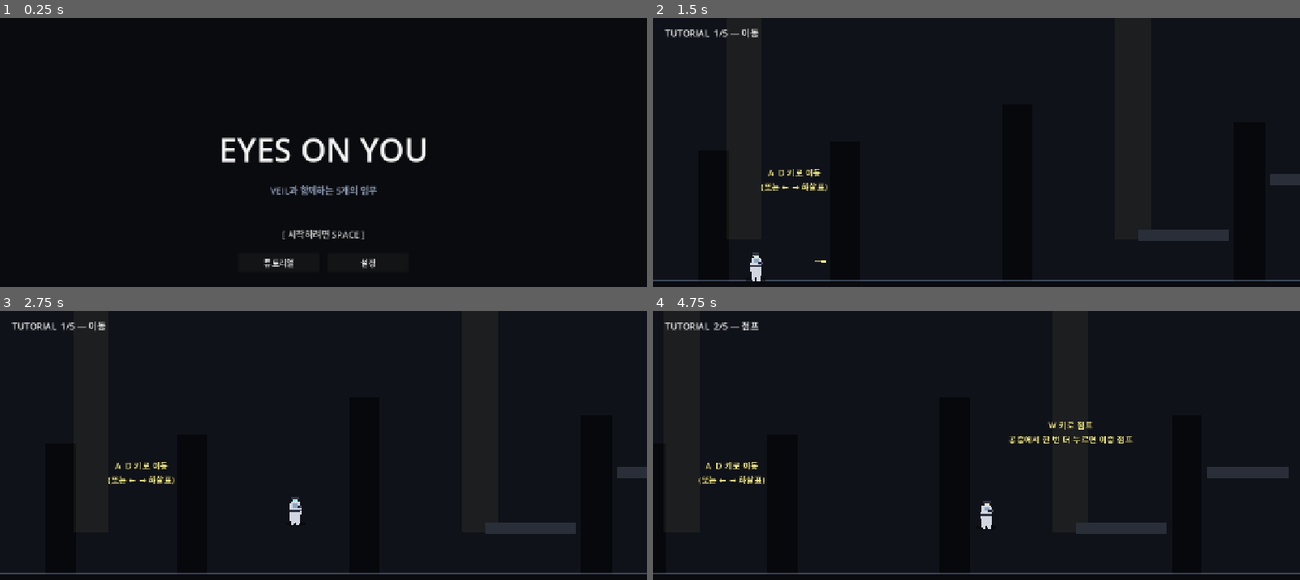
Above: before the commit, frames 1-4 (two rows, left to right).
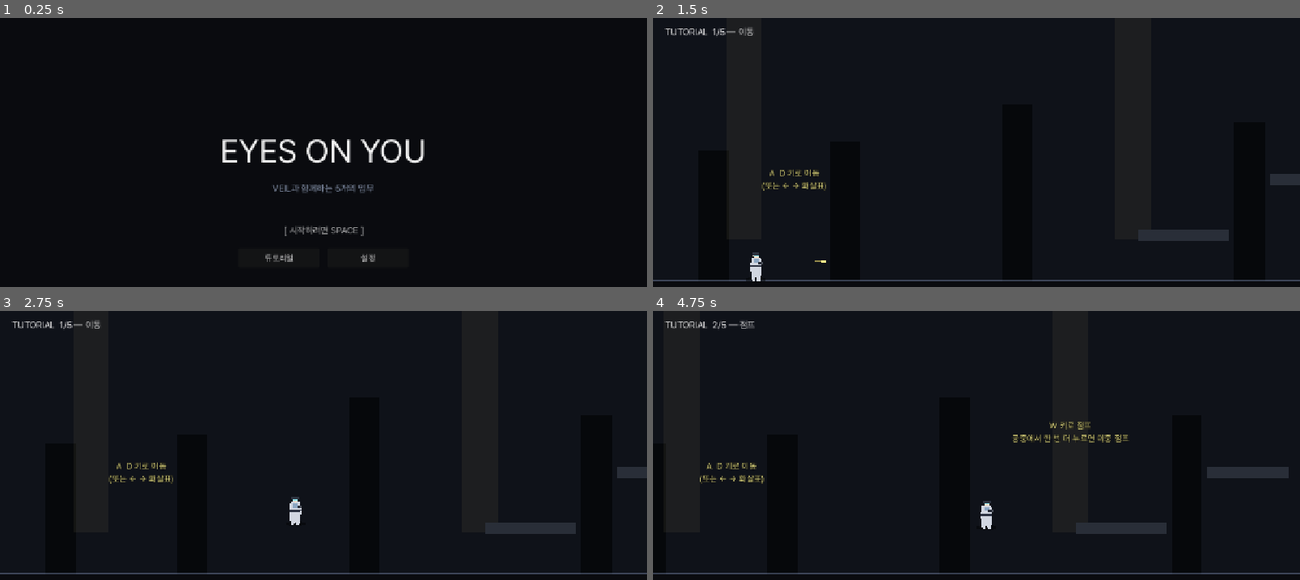
Above: after the commit, the same moments.

Repository: soomin007/EyesOnYou
Game: Godot game, scene res://scenes/main.tscn
The game is run twice, just before and just after one commit, with the same random seed, the same clock (stepped at 60 frames per second) and the same inputs.
Inputs (mouse positions are in pixels of both pictures, inside the frame that each line leads up to):
- Up to frame 1 (0.25 s): no input
- Up to frame 2 (1.5 s): click "튜토리얼" at 0.5 s; tap Enter at 1.25 s; move the mouse to (1118, 182) at 1.27 s; press the mouse at (1118, 182) at 1.28 s; hold D (move_right) from 1.28 s (still down)
- Up to frame 3 (2.75 s): keep holding D (move_right); tap W (jump) at 1.52, 2.27 s; move the mouse to (194, 510) at 2.02 s; release the mouse at (194, 510) at 2.03 s; tap Shift (dash) at 2.1 s
- Up to frame 4 (4.75 s): move the mouse to (1041, 413) at 2.77 s; release D (move_right) at 2.78 s; hold A (move_left) 2.78-3.53 s; tap Space at 2.85 s; move the mouse to (944, 566) at 3.52 s; hold D (move_right) from 3.53 s (still down); tap J at 3.6 s; click (944, 566) at 3.67 s; tap W (jump) at 3.77, 4.52 s; move the mouse to (1170, 547) at 4.27 s; tap K at 4.35 s

The runs differ from the first frame. In frame 1, 2.4% of the frame differs, in the area x 34-66%, y 44-94%; in frame 2, 0.6%; in frame 3, 0.6%; in frame 4, 1.1%.

Commit message:
feat(font): Pretendard Regular 번들 — Pages 한글 깨짐 fix
- assets/fonts/Pretendard-Regular.otf 추가 (1.5MB, OFL 라이선스)
- project.godot: gui/theme/custom_font 등록 → 모든 UI default font
  (코드에선 font_size override만 할 뿐 font 자체는 기본 사용)
- Godot 4의 자동 import — 첫 export 시 .godot/imported/ 캐시 생성

Diff:
--- a/project.godot
+++ b/project.godot
@@ -80,6 +80,10 @@
 ]
 }
 
+[gui]
+
+theme/custom_font="res://assets/fonts/Pretendard-Regular.otf"
+
 [layer_names]
 
 2d_physics/layer_1="World"
Binary file added: assets/fonts/Pretendard-Regular.otf
